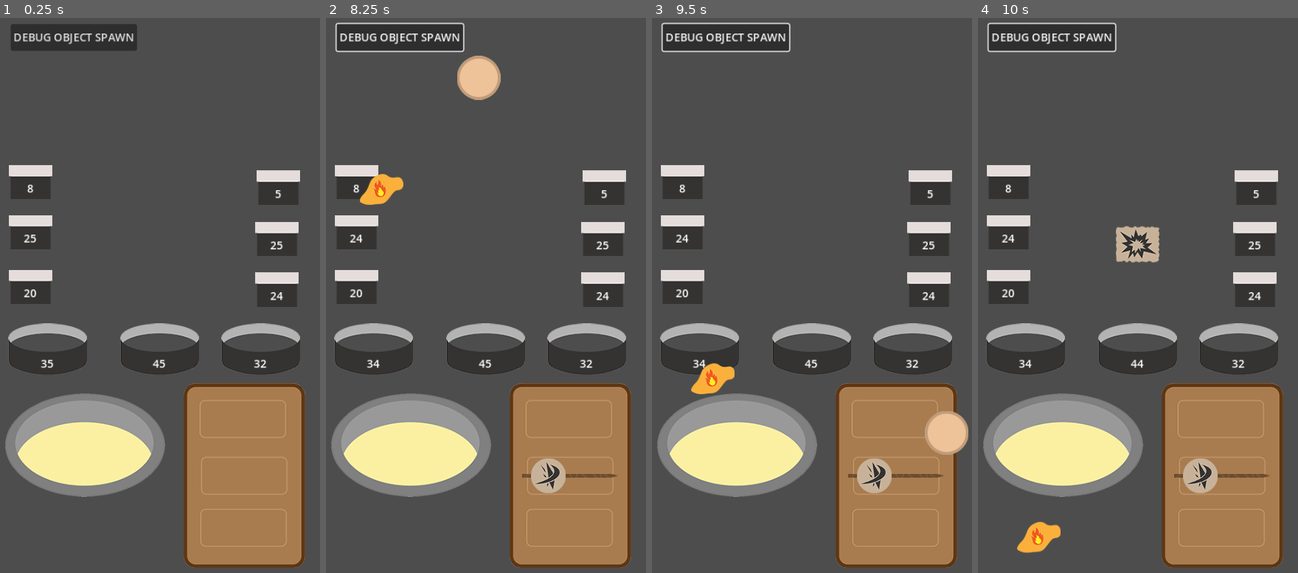
Above: before the commit, frames 1-4 (left to right).
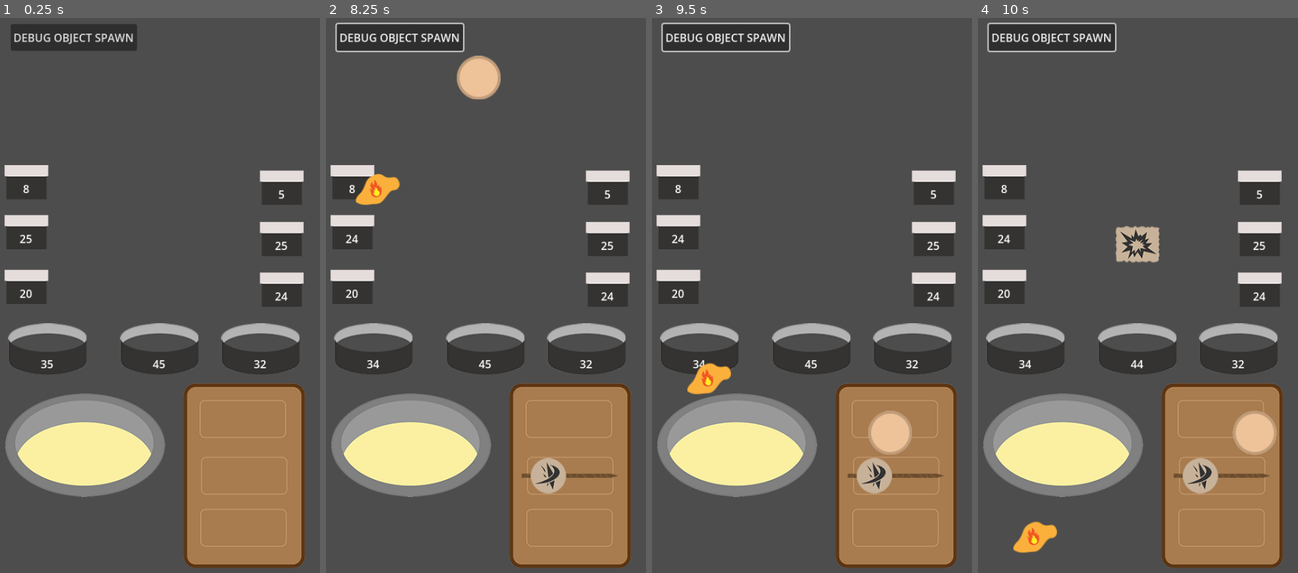
Above: after the commit, the same moments.

Repository: nathrmendoza/isv-godot-v2
Game: Godot game, scene res://scenes/level_debug.tscn
Same seed, same stepped clock (60 frames per second), same inputs: the game is played once before the commit and once after it.
Inputs (mouse positions are in pixels of both pictures, inside the frame that each line leads up to):
- Up to frame 1 (0.25 s): no input
- Up to frame 2 (8.25 s): click "DEBUG OBJECT SPAWN" at 0.5 s; click "DEBUG OBJECT SPAWN" at 1.25 s; click "DEBUG OBJECT SPAWN" at 2 s; drag from (412, 434) to (569, 417) at 2.77 s; drag from (569, 417) to (412, 434) at 3.52 s; tap Enter at 4.25 s; move the mouse to (569, 473) at 4.27 s; press the mouse at (569, 473) at 4.28 s; release the mouse at (569, 473) at 5 s; drag from (569, 528) to (374, 351) at 5.02 s; drag from (374, 351) to (569, 473) at 5.77 s; drag from (457, 278) to (569, 473) at 6.52 s; press the mouse at (569, 473) at 7.28 s; release the mouse at (569, 473) at 8 s; tap Space at 8 s; drag from (358, 234) to (569, 528) at 8.02 s
- Up to frame 3 (9.5 s): drag from (789, 162) to (700, 351) at 8.77 s
- Up to frame 4 (10 s): drag from (1138, 351) to (1026, 351) at 9.52 s

The runs differ from the first frame. In frame 1, 1.6% of the frame differs, in the area x 1-95%, y 2-100%; in frame 2, 1.9%; in frame 3, 3.7%, in the area x 1-99%, y 0-100%; in frame 4, 2.8%.

Commit message:
fixes 09/25/2024: container click-through bug fix, trashing stick object fix prep area

Diff:
--- a/project.godot
+++ b/project.godot
@@ -24,8 +24,8 @@
 window/size/viewport_width=486
 window/size/viewport_height=864
 window/size/initial_position=Vector2i(-1, 0)
-window/stretch/mode="canvas_items"
-window/stretch/aspect="keep_width"
+window/stretch/mode="viewport"
+window/stretch/aspect="expand"
 window/handheld/orientation=1
 
 [global_group]
--- a/scenes/level_debug.tscn
+++ b/scenes/level_debug.tscn
@@ -51,7 +51,7 @@
 pop_direction = "right"
 
 [node name="ObjContainerAlt" parent="." instance=ExtResource("7_u1egw")]
-position = Vector2(62, 354)
+position = Vector2(56, 354)
 ingredient = ExtResource("8_h6pv7")
 pop_direction = "right"
 
@@ -65,27 +65,27 @@
 pop_direction = "left"
 
 [node name="ObjContainerAlt2" parent="." instance=ExtResource("7_u1egw")]
-position = Vector2(423, 364)
+position = Vector2(430, 364)
 ingredient = ExtResource("11_yvo6i")
 pop_direction = "left"
 
 [node name="ObjContainerAlt3" parent="." instance=ExtResource("7_u1egw")]
-position = Vector2(62, 434)
+position = Vector2(56, 434)
 ingredient = ExtResource("12_yrg6e")
 pop_direction = "right"
 
 [node name="ObjContainerAlt4" parent="." instance=ExtResource("7_u1egw")]
-position = Vector2(423, 438)
+position = Vector2(430, 438)
 ingredient = ExtResource("13_72up7")
 pop_direction = "left"
 
 [node name="ObjContainerAlt6" parent="." instance=ExtResource("7_u1egw")]
-position = Vector2(425, 289)
+position = Vector2(430, 289)
 ingredient = ExtResource("15_srr0e")
 pop_direction = "left"
 
 [node name="ObjContainerAlt5" parent="." instance=ExtResource("7_u1egw")]
-position = Vector2(62, 281)
+position = Vector2(56, 281)
 ingredient = ExtResource("14_8vowe")
 pop_direction = "right"
 
--- a/scenes/obj_container.tscn
+++ b/scenes/obj_container.tscn
@@ -46,6 +46,6 @@
 horizontal_alignment = 1
 vertical_alignment = 1
 
+[connection signal="body_entered" from="Area2D" to="." method="_on_area_2d_body_entered"]
+[connection signal="body_exited" from="Area2D" to="." method="_on_area_2d_body_exited"]
 [connection signal="input_event" from="Area2D" to="." method="_on_area_2d_input_event"]
-[connection signal="mouse_entered" from="Area2D" to="." method="_on_area_2d_mouse_entered"]
-[connection signal="mouse_exited" from="Area2D" to="." method="_on_area_2d_mouse_exited"]
--- a/scripts/bhv_container.gd
+++ b/scripts/bhv_container.gd
@@ -5,6 +5,8 @@
 var stock: int = 0
 
 @onready var stockText: Label = $Control/StockLabel
+
+var has_overlapping = false
 
 # Called when the node enters the scene tree for the first time.
 func _ready() -> void:
@@ -24,9 +26,17 @@
 func _on_area_2d_input_event(viewport: Node, event: InputEvent, shape_idx: int) -> void:
 	if ingredient and stock > 0:
 		if event is InputEventMouseButton and event.button_index == MOUSE_BUTTON_LEFT:
-			if event.pressed:
+			if event.pressed and not has_overlapping:
 				update_stock(stock - 1)
 				var _ingredient = ingredient.ingredient_scene.instantiate()
 				_ingredient.position = Vector2(0, 0)
 				add_child(_ingredient)
 				_ingredient._tween_pop_off(pop_direction)
+
+#checks for overlapping bodies (avoids click through)
+func _on_area_2d_body_entered(body: Node2D) -> void:
+	has_overlapping = true
+
+
+func _on_area_2d_body_exited(body: Node2D) -> void:
+	has_overlapping = false
--- a/scripts/bhv_prep_area.gd
+++ b/scripts/bhv_prep_area.gd
@@ -1,7 +1,6 @@
 extends Node
 
 var colliding_body_ref = null
-var has_stick = false
 var stick_obj = null
 var mouse_inside = false
 
@@ -11,18 +10,19 @@
 			#check if ref is ingredient or stick
 			if mouse_inside and colliding_body_ref.is_in_group('ingredients'):
 				#add ingredient to slot, if no stick yet instantiate first
-				if not has_stick:
-					has_stick = true
+				if stick_obj == null:
 					stick_obj = preload("res://scenes/obj_stick.tscn").instantiate()
 					add_child(stick_obj)
 					stick_obj.add_ingredient(colliding_body_ref)
-			elif mouse_inside and colliding_body_ref.is_in_group('serveable'):
-				#just switch position with stick here
-				pass
+
+func reset_stick_object() -> void:
+	if stick_obj:
+		stick_obj = null
 
 func _on_area_2d_body_entered(body: Node2D) -> void:
-	if body.is_in_group('ingredients') or body.is_in_group('servable'):
+	if body.is_in_group('ingredients'):
 		colliding_body_ref = body
+
 
 func _on_area_2d_body_exited(body: Node2D) -> void:
 	colliding_body_ref = null
--- a/scripts/bhv_stick.gd
+++ b/scripts/bhv_stick.gd
@@ -40,7 +40,6 @@
 			#ingredient drop
 			if prep_state and mouse_inside and colliding_body_ref:
 				add_ingredient(colliding_body_ref)
-
 
 func _physics_process(delta: float) -> void:
 	if is_dragging:
--- a/scripts/bhv_trash.gd
+++ b/scripts/bhv_trash.gd
@@ -14,6 +14,9 @@
 func _on_area_2d_input_event(viewport: Node, event: InputEvent, shape_idx: int) -> void:
 	if event is InputEventMouseButton and event.button_index == MOUSE_BUTTON_LEFT:
 		if event.pressed == false and colliding_body_ref:
+			#reset prep area stick obj
+			colliding_body_ref.get_parent().reset_stick_object()
+			#remove stick obj from tree
 			colliding_body_ref.queue_free()
 
 func _on_area_2d_body_entered(body: Node2D) -> void:
--- a/scripts/globals_player_data.gd
+++ b/scripts/globals_player_data.gd
@@ -1,4 +1,7 @@
 extends Node
+
+#DISABLES TRIGGERING CONTAINER WHEN DRAGGING
+var global_is_dragging = false
 
 var ingredients: Dictionary = {
 	'test_ball': {
